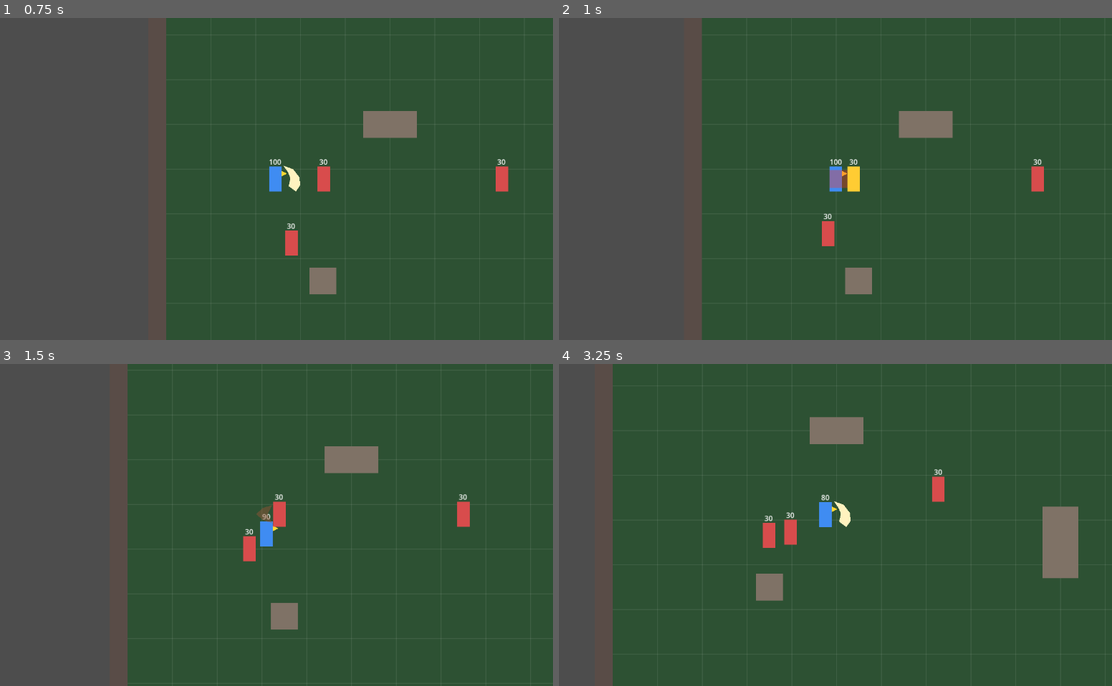
Above: before the commit, frames 1-4 (two rows, left to right).
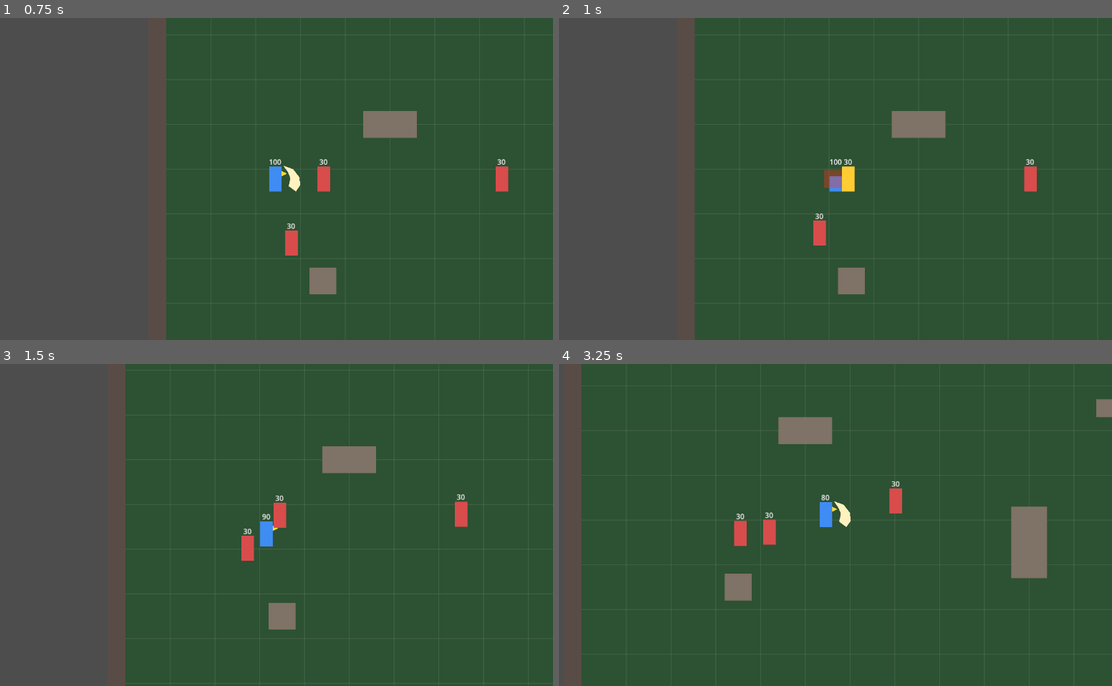
Above: after the commit, the same moments.

Repository: knc219-a11y/second-game
Game: Godot game, scene res://scenes/test_map.tscn
Two runs of this game, one before a commit and one after it. Both use one fixed random seed, a clock stepped at 60 frames per second and the inputs below.
Inputs:
- Up to frame 1 (0.75 s): hold D (move_right) from 0.53 s (still down); tap Space (attack) at 0.6 s
- Up to frame 2 (1 s): keep holding D (move_right); tap Shift (roll, bound only after the commit) at 0.8 s
- Up to frame 3 (1.5 s): release D (move_right) at 1.28 s; hold S (move_down) from 1.28 s (still down); tap Shift (roll, bound only after the commit) at 1.35 s
- Up to frame 4 (3.25 s): tap Space (attack) at 1.55, 2.1, 3.05 s; release S (move_down) at 2.03 s; hold D (move_right) 2.03-2.78 s; tap Shift (roll, bound only after the commit) at 2.3, 2.85 s; hold W (move_up) from 2.78 s (still down)

Frame 1 is identical in both runs. In frame 2, 2.5% of the frame differs, in the area x 24-88%, y 0-100%; in frame 3, 0.9%; in frame 4, 11%, in the area x 4-100%, y 0-100%.

Commit message:
Player: i-frame roll on Shift
Short burst (~110 px) in the move direction (facing if idle), invincible
for the first 0.18 s, 0.6 s cooldown. Rolling cancels an attack in
progress; attacks can't start mid-roll. Placeholder look: squashed and
see-through while invincible.

Co-Authored-By: Claude Opus 5.5 (1M context) <noreply@anthropic.com>
Claude-Session: https://claude.ai/code/session_01Mt5EsrvToGEhFhmM2L8SEe

Diff:
--- a/project.godot
+++ b/project.godot
@@ -46,3 +46,8 @@
 "events": [Object(InputEventKey,"resource_local_to_scene":false,"resource_name":"","device":-1,"window_id":0,"alt_press …(190 unchanged characters)…
 ]
 }
+roll={
+"deadzone": 0.5,
+"events": [Object(InputEventKey,"resource_local_to_scene":false,"resource_name":"","device":-1,"window_id":0,"alt_pressed":false,"shift_pressed":false,"ctrl_pressed":false,"meta_pressed":false,"pressed":false,"keycode":0,"physical_keycode":4194325,"key_label":0,"unicode":0,"location":0,"echo":false,"script":null)
+]
+}
--- a/scripts/player.gd
+++ b/scripts/player.gd
@@ -14,6 +14,13 @@
 @export var hurt_flash_duration: float = 0.1
 @export var hurt_flash_color: Color = Color(1, 0.35, 0.35, 1)
 @export var dead_color: Color = Color(0.3, 0.3, 0.3, 1)
+# Roll (Shift): short burst in the move direction (facing if idle).
+# Travel = roll_speed * roll_duration (~110 px). Invincible for the first
+# roll_invincible s. roll_cooldown is measured from one roll start to the next.
+@export var roll_speed: float = 500.0
+@export var roll_duration: float = 0.22
+@export var roll_invincible: float = 0.18
+@export var roll_cooldown: float = 0.6
 
 enum AttackPhase { NONE, STARTUP, ACTIVE, RECOVERY }
 
@@ -28,6 +35,10 @@
 var hp: int
 var is_dead: bool = false
 var hurt_flash_left: float = 0.0
+var roll_time_left: float = 0.0
+var roll_dir: Vector2 = Vector2.ZERO
+var roll_cooldown_left: float = 0.0
+var is_invincible: bool = false
 
 @onready var visual: Node2D = $Visual
 # Placeholder attack visual. Its direction is locked to facing when the attack starts.
@@ -51,10 +62,22 @@
 		if hurt_flash_left <= 0.0:
 			body.color = base_color
 
+	if roll_cooldown_left > 0.0:
+		roll_cooldown_left -= delta
+
 	var input := Vector2(
 		Input.get_axis("move_left", "move_right"),
 		Input.get_axis("move_up", "move_down")
 	)
+
+	if roll_time_left <= 0.0 and roll_cooldown_left <= 0.0 and Input.is_action_just_pressed("roll"):
+		_start_roll(input)
+
+	if roll_time_left > 0.0:
+		# Rolling: direction is fixed, no attacking until it ends.
+		_update_roll(delta)
+		return
+
 	# Normalize so diagonal movement is not faster than straight movement.
 	velocity = input.normalized() * speed
 	move_and_slide()
@@ -69,6 +92,41 @@
 	# No combo or input buffer: a press during an attack is ignored.
 	elif Input.is_action_just_pressed("attack"):
 		_start_attack()
+
+
+func _start_roll(input: Vector2) -> void:
+	# A roll cancels any attack in progress (dodge beats commitment for now).
+	if attack_phase != AttackPhase.NONE:
+		attack_pivot.visible = false
+		_set_attack_phase(AttackPhase.NONE)
+	roll_dir = input.normalized() if input != Vector2.ZERO else Vector2(facing, 0)
+	if roll_dir.x != 0.0:
+		facing = 1 if roll_dir.x > 0.0 else -1
+		visual.scale.x = facing
+	roll_time_left = roll_duration
+	roll_cooldown_left = roll_cooldown
+	is_invincible = roll_invincible > 0.0
+	# Placeholder look: squashed while rolling, see-through while invincible.
+	visual.scale.y = 0.6
+	visual.modulate.a = 0.45 if is_invincible else 1.0
+
+
+func _update_roll(delta: float) -> void:
+	velocity = roll_dir * roll_speed
+	move_and_slide()
+	roll_time_left -= delta
+	if is_invincible and roll_duration - roll_time_left >= roll_invincible:
+		is_invincible = false
+		visual.modulate.a = 1.0
+	if roll_time_left <= 0.0:
+		_end_roll()
+
+
+func _end_roll() -> void:
+	roll_time_left = 0.0
+	is_invincible = false
+	visual.scale.y = 1.0
+	visual.modulate.a = 1.0
 
 
 func _start_attack() -> void:
@@ -137,7 +195,8 @@
 
 
 func take_damage(amount: int) -> void:
-	if is_dead:
+	# Roll i-frames: the hit is dodged (the enemy's swing still counts as spent).
+	if is_dead or is_invincible:
 		return
 	hp = maxi(hp - amount, 0)
 	hp_label.text = str(hp)
@@ -157,6 +216,7 @@
 	velocity = Vector2.ZERO
 	attack_pivot.visible = false
 	_set_attack_phase(AttackPhase.NONE)
+	_end_roll()
 	$Hurtbox.set_deferred("monitorable", false)
 	hurt_flash_left = 0.0
 	body.color = dead_color
